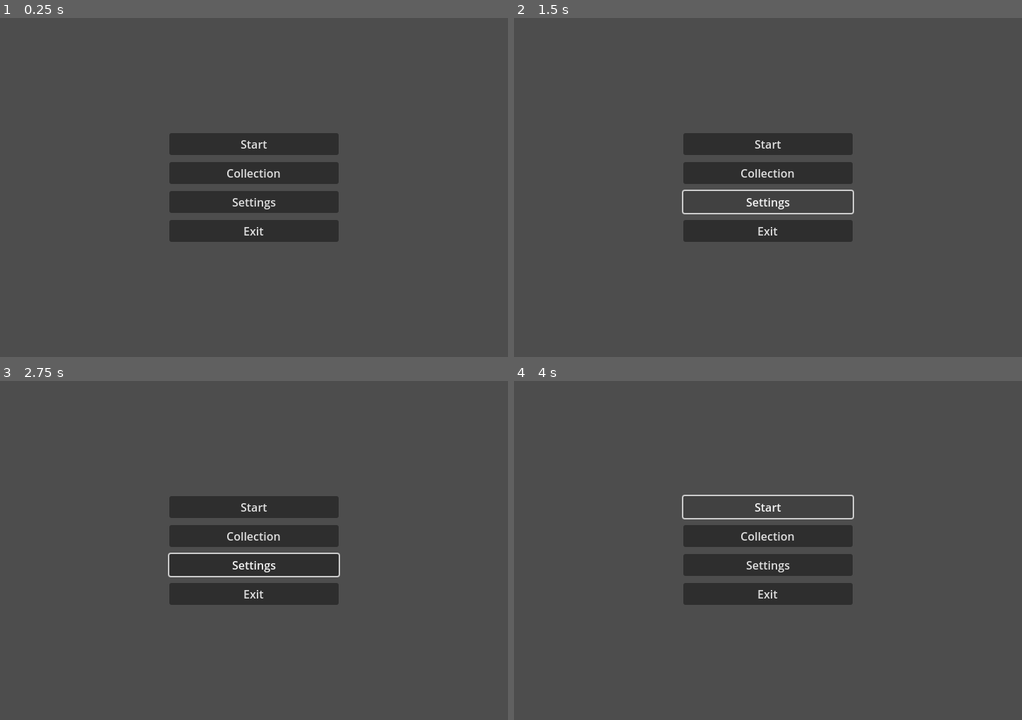
Above: before the commit, frames 1-4 (two rows, left to right).
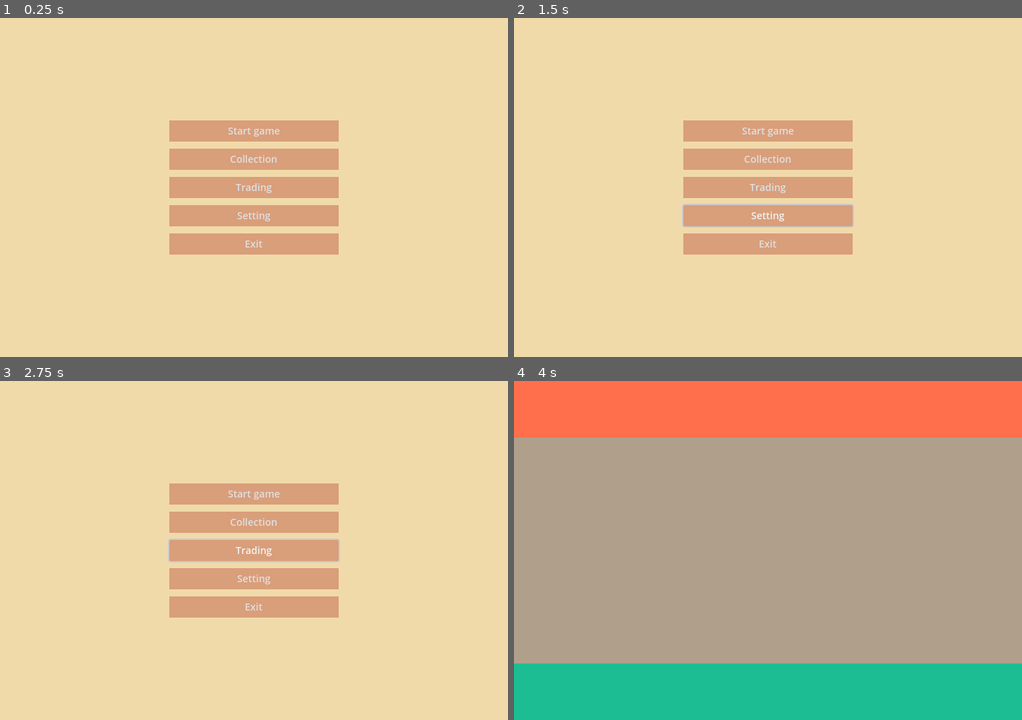
Above: after the commit, the same moments.

Repository: DarkDragonanDy/Project_card
Game: Godot game, scene res://Scenes/node_scene.tscn
Two runs of this game, one before a commit and one after it. Both use one fixed random seed, a clock stepped at 60 frames per second and the inputs below.
Inputs (mouse positions are in pixels of both pictures, inside the frame that each line leads up to):
- Up to frame 1 (0.25 s): no input
- Up to frame 2 (1.5 s): click "Collection" at 0.5 s; click "Settings" (after the commit: "Setting") at 1.25 s
- Up to frame 3 (2.75 s): click (254, 550) at 2 s, where only the run after the commit has a clickable "Trading"
- Up to frame 4 (4 s): click "Start" (after the commit: "Start game") at 2.75 s; click (768, 506) at 3.5 s, where only the run before the commit has a clickable "Start"

The runs differ from the first frame. In frame 1, 100% of the frame differs, in the area x 0-100%, y 0-100%; in frame 2, 100%; in frame 3, 100%; in frame 4, 100%.

Commit message:
Study day game 1/7
Got acquainted with the GUI settings. Learned how to scale objects correctly and set up the grid and node hierarchy. Launched the first script.
Started adding a tilemap with hexagons

Diff:
--- /dev/null
+++ b/Scenes/battle.tscn
@@ -0,0 +1,69 @@
+[gd_scene load_steps=2 format=3 uid="uid://b48evgfat1b3o"]
+
+[sub_resource type="TileSet" id="TileSet_7e3i2"]
+tile_shape = 3
+
+[node name="Battle" type="Control"]
+layout_mode = 3
+anchors_preset = 15
+anchor_right = 1.0
+anchor_bottom = 1.0
+grow_horizontal = 2
+grow_vertical = 2
+
+[node name="ColorRect" type="ColorRect" parent="."]
+offset_right = 720.0
+offset_bottom = 480.0
+color = Color(0.746761, 0.606103, 0.47752, 1)
+
+[node name="GridContainer" type="GridContainer" parent="."]
+layout_mode = 1
+anchors_preset = 15
+anchor_right = 1.0
+anchor_bottom = 1.0
+grow_horizontal = 2
+grow_vertical = 2
+theme_override_constants/v_separation = 0
+
+[node name="Opponent_hand" type="Control" parent="GridContainer"]
+custom_minimum_size = Vector2(720, 80)
+layout_mode = 2
+
+[node name="ColorRect" type="ColorRect" parent="GridContainer/Opponent_hand"]
+layout_mode = 1
+anchors_preset = 15
+anchor_right = 1.0
+anchor_bottom = 1.0
+grow_horizontal = 2
+grow_vertical = 2
+color = Color(1, 0.436722, 0.29968, 1)
+
+[node name="Game_board" type="Control" parent="GridContainer"]
+custom_minimum_size = Vector2(720, 320)
+layout_mode = 2
+
+[node name="ColorRect" type="ColorRect" parent="GridContainer/Game_board"]
+layout_mode = 1
+anchors_preset = 15
+anchor_right = 1.0
+anchor_bottom = 1.0
+grow_horizontal = 2
+grow_vertical = 2
+color = Color(0.69065, 0.625067, 0.54425, 1)
+
+[node name="TileMapLayer" type="TileMapLayer" parent="GridContainer/Game_board"]
+position = Vector2(360, 160)
+tile_set = SubResource("TileSet_7e3i2")
+
+[node name="Your Hand" type="Control" parent="GridContainer"]
+custom_minimum_size = Vector2(0, 80)
+layout_mode = 2
+
+[node name="ColorRect" type="ColorRect" parent="GridContainer/Your Hand"]
+layout_mode = 1
+anchors_preset = 15
+anchor_right = 1.0
+anchor_bottom = 1.0
+grow_horizontal = 2
+grow_vertical = 2
+color = Color(0.114219, 0.741994, 0.578464, 1)
--- a/Scenes/node_scene.tscn
+++ b/Scenes/node_scene.tscn
@@ -1,12 +1,22 @@
-[gd_scene format=3 uid="uid://27dk63qdjfix"]
+[gd_scene load_steps=2 format=3 uid="uid://27dk63qdjfix"]
+
+[ext_resource type="Script" uid="uid://cdki88re1bnhn" path="res://Scripts/node_scene.gd" id="1_3prna"]
 
 [node name="Node_Menue" type="Control"]
 layout_mode = 3
 anchors_preset = 0
 offset_right = 720.0
 offset_bottom = 480.0
+script = ExtResource("1_3prna")
+
+[node name="ColorRect" type="ColorRect" parent="."]
+layout_mode = 2
+offset_right = 720.0
+offset_bottom = 480.0
+color = Color(0.942962, 0.853235, 0.666468, 1)
 
 [node name="VBoxContainer" type="VBoxContainer" parent="."]
+texture_filter = 4
 layout_mode = 1
 anchors_preset = 8
 anchor_left = 0.5
@@ -22,18 +32,69 @@
 theme_override_constants/separation = 10
 alignment = 1
 
-[node name="Start_game" type="Button" parent="VBoxContainer"]
+[node name="ColorRect_Start_game" type="ColorRect" parent="VBoxContainer"]
+custom_minimum_size = Vector2(240, 30)
 layout_mode = 2
-text = "Start"
+color = Color(0.850022, 0.618559, 0.478533, 1)
 
-[node name="Collection" type="Button" parent="VBoxContainer"]
+[node name="Start_game" type="Button" parent="VBoxContainer/ColorRect_Start_game"]
+layout_mode = 0
+offset_right = 240.0
+offset_bottom = 30.0
+theme_override_font_sizes/font_size = 14
+text = "Start game"
+flat = true
+
+[node name="ColorRect_Collection" type="ColorRect" parent="VBoxContainer"]
+custom_minimum_size = Vector2(240, 30)
 layout_mode = 2
+color = Color(0.850022, 0.618559, 0.478533, 1)
+
+[node name="Collection" type="Button" parent="VBoxContainer/ColorRect_Collection"]
+layout_mode = 0
+offset_right = 240.0
+offset_bottom = 30.0
+theme_override_font_sizes/font_size = 14
 text = "Collection"
+flat = true
 
-[node name="Setting" type="Button" parent="VBoxContainer"]
+[node name="ColorRect_Trading" type="ColorRect" parent="VBoxContainer"]
+custom_minimum_size = Vector2(240, 30)
 layout_mode = 2
-text = "Settings"
+color = Color(0.850022, 0.618559, 0.478533, 1)
 
-[node name="Setting2" type="Button" parent="VBoxContainer"]
+[node name="Trading" type="Button" parent="VBoxContainer/ColorRect_Trading"]
+layout_mode = 0
+offset_right = 240.0
+offset_bottom = 30.0
+theme_override_font_sizes/font_size = 14
+text = "Trading"
+flat = true
+
+[node name="ColorRect_Setting" type="ColorRect" parent="VBoxContainer"]
+custom_minimum_size = Vector2(240, 30)
 layout_mode = 2
+color = Color(0.850022, 0.618559, 0.478533, 1)
+
+[node name="Setting" type="Button" parent="VBoxContainer/ColorRect_Setting"]
+layout_mode = 0
+offset_right = 240.0
+offset_bottom = 30.0
+theme_override_font_sizes/font_size = 14
+text = "Setting"
+flat = true
+
+[node name="ColorRect_Exit" type="ColorRect" parent="VBoxContainer"]
+custom_minimum_size = Vector2(240, 30)
+layout_mode = 2
+color = Color(0.850022, 0.618559, 0.478533, 1)
+
+[node name="Exit" type="Button" parent="VBoxContainer/ColorRect_Exit"]
+layout_mode = 0
+offset_right = 240.0
+offset_bottom = 30.0
+theme_override_font_sizes/font_size = 14
 text = "Exit"
+flat = true
+
+[connection signal="pressed" from="VBoxContainer/ColorRect_Start_game/Start_game" to="." method="_on_start_game_pressed"]
--- /dev/null
+++ b/Scripts/node_scene.gd
@@ -0,0 +1,5 @@
+extends Control
+
+
+func _on_start_game_pressed() -> void:
+	get_tree().change_scene_to_file("res://Scenes/battle.tscn")
Not shown, added: Scripts/node_scene.gd.uid
